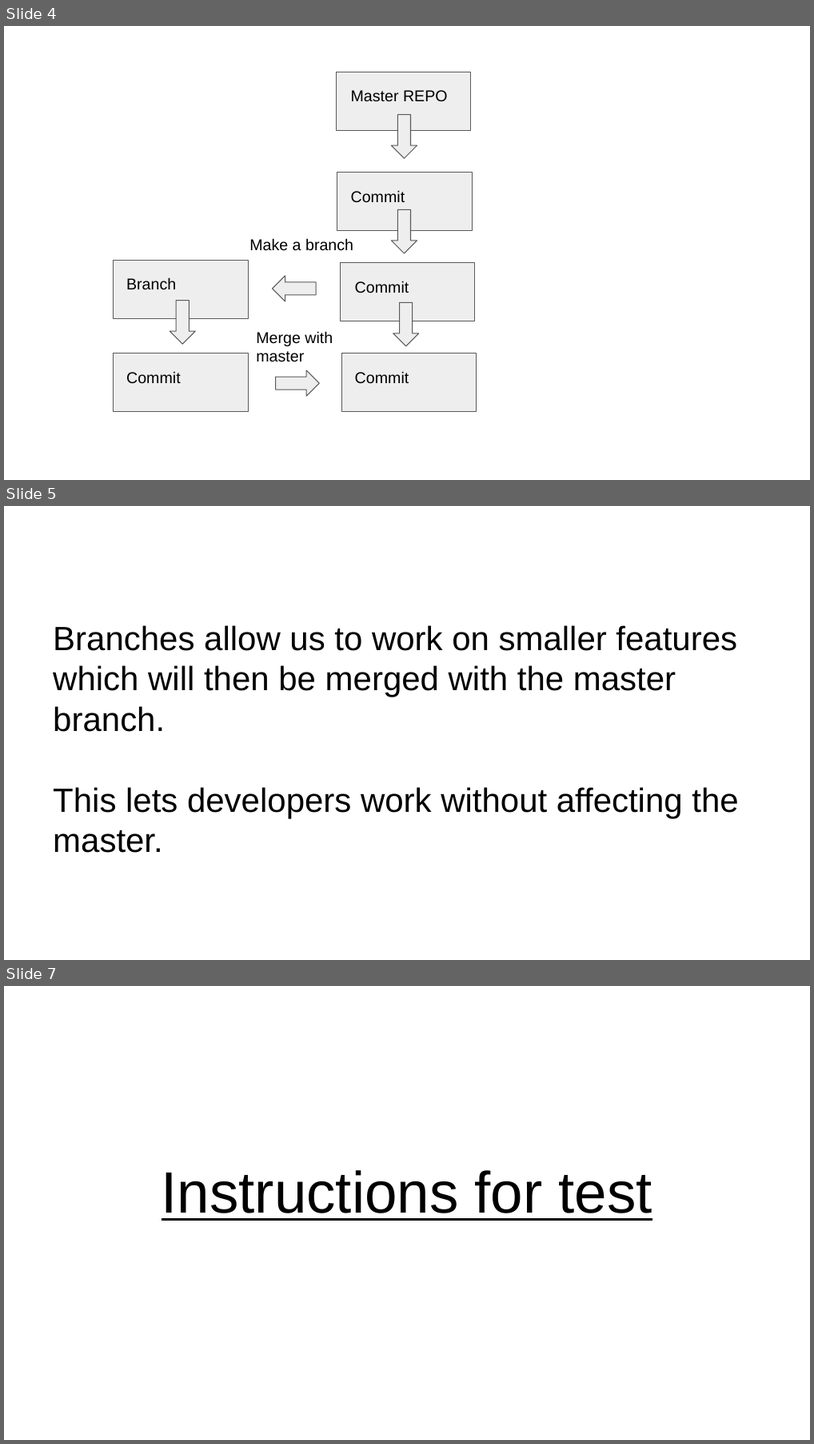
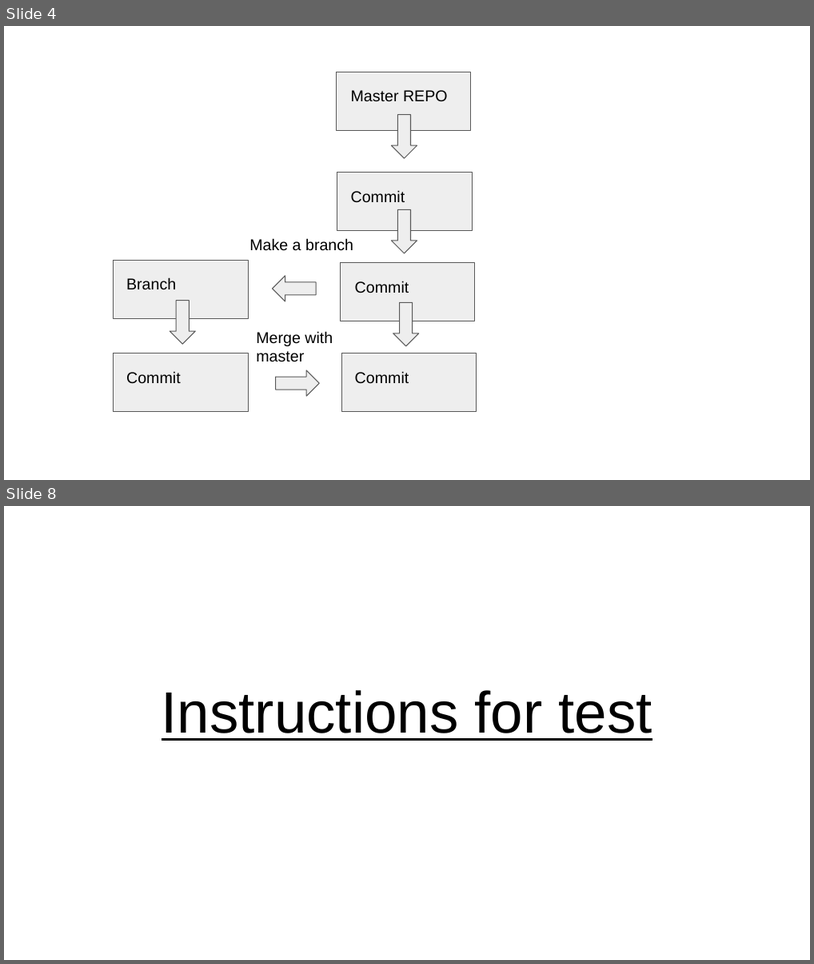
Before and after one commit to codemary/stormstudents, a slide deck: course_material/git.pptx. Shown one above the other, each under a label of ours: slides 4, 5 and 7 before the commit, slides 4 and 8 after it; the slides between them are not shown. The pictures are 814x1444 and 814x964 pixels, drawn with LibreOffice and Linux fonts; fonts in the diff are those of the drawing. Boxes give left, top, right and bottom in pixels: in the first picture for what was removed or moved away, otherwise in the second. Text is boxed around its words. In the diff, an @@ line names an element or a change of style, - is before the commit and + after.

```diff
--- a/course_material/git.pptx
+++ b/course_material/git.pptx
@@ slide 5 removed at <box>4,506,810,960</box>, background #FFFFFF @@
@@ title removed at <box>53,625,738,852</box> @@
-Branches allow us to work on smaller features which will then be merged with the master branch.
-This lets developers work without affecting the master.
@@ what was slide 7 is now slide 8 @@
```
Also in this commit, not shown: 6 slides changed, 6 slides added, 4 other slides removed.
